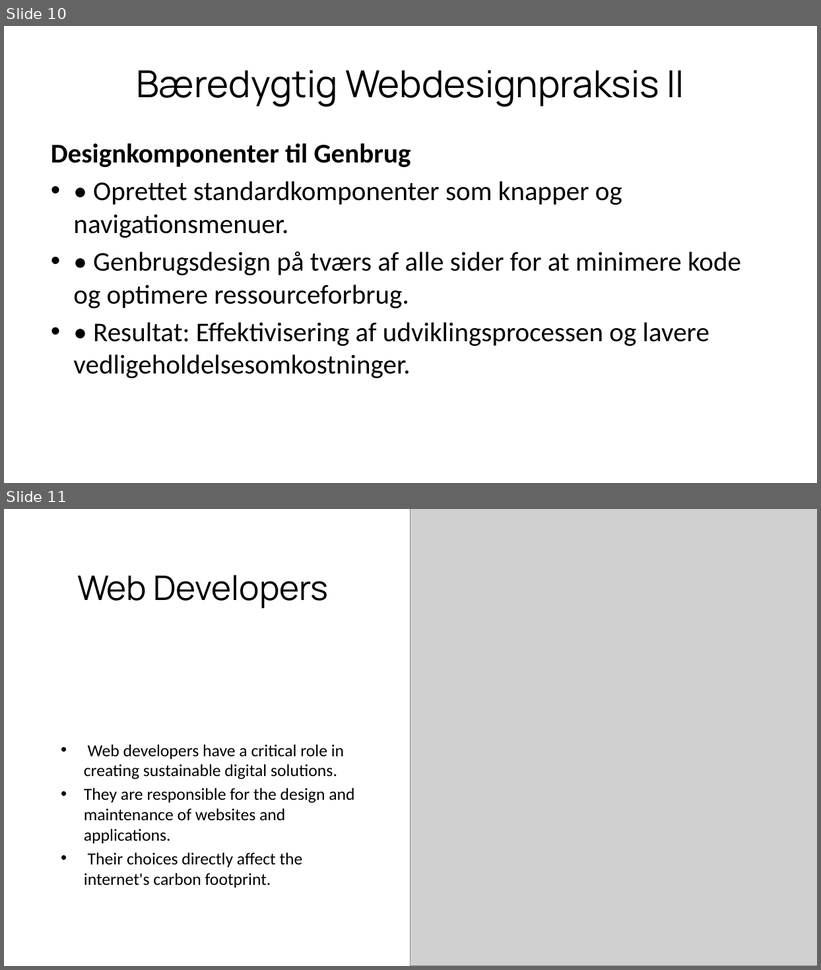
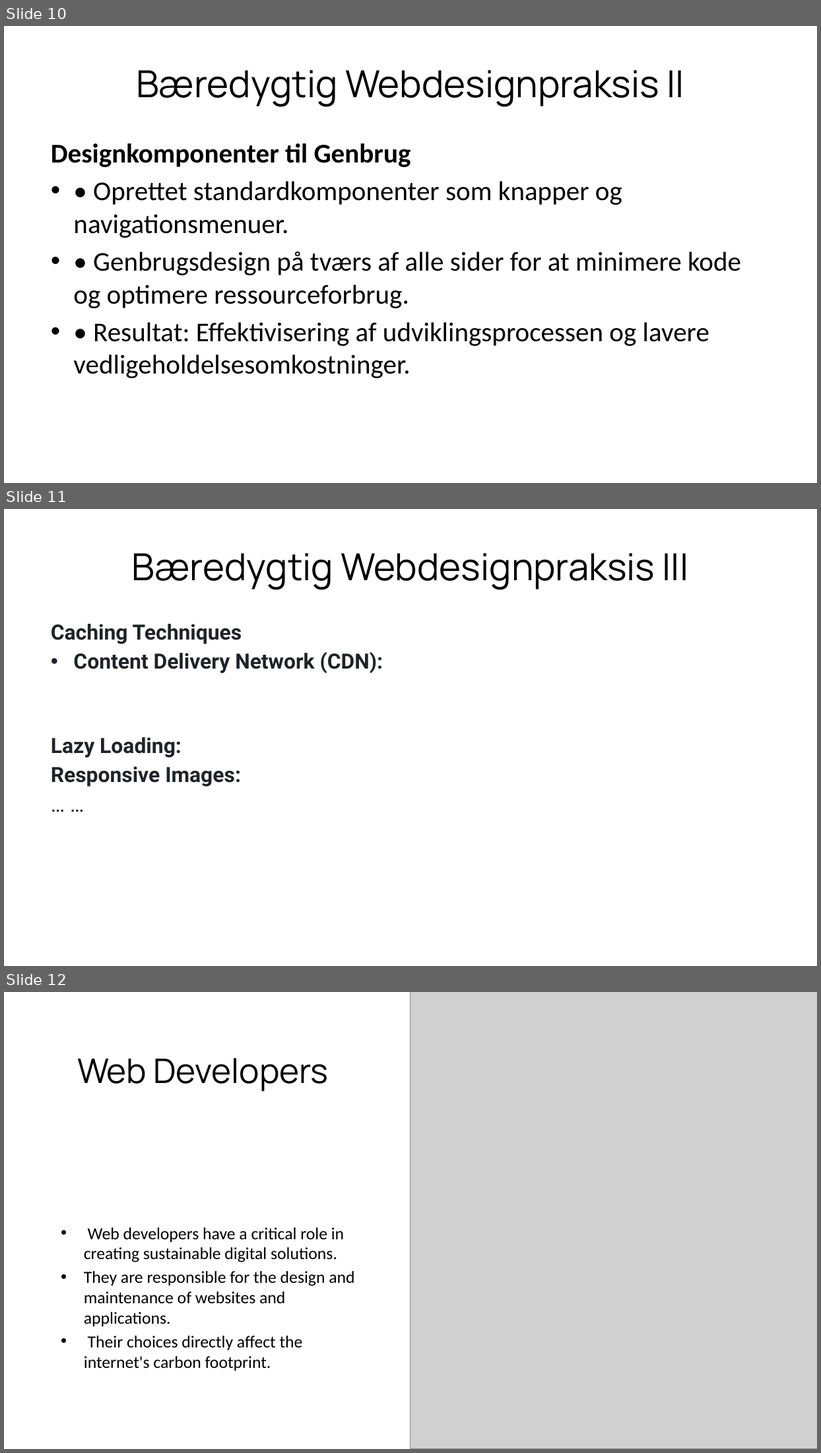
Before and after one commit to xbibogo/MMD24, a slide deck: semester2 PPT/Sustainable_Web_Presentation_Danish.pptx. Shown one above the other, each under a label of ours: slides 10 and 11 before the commit, slides 10, 11 and 12 after it. The pictures are 821x970 and 821x1453 pixels, drawn with LibreOffice and Linux fonts; fonts in the diff are those of the drawing; grey boxes stand for pictures. Boxes give left, top, right and bottom in pixels: in the first picture for what was removed or moved away, otherwise in the second. Text is boxed around its words. In the diff, an @@ line names an element or a change of style, - is before the commit and + after.

```diff
--- a/semester2 PPT/Sustainable_Web_Presentation_Danish.pptx
+++ b/semester2 PPT/Sustainable_Web_Presentation_Danish.pptx
@@ slide 11 added at (4,509,817,966), background #FFFFFF @@
@@ title added at (132,553,688,590), 44 pt, text #000000 @@
+Bæredygtig Webdesignpraksis III
@@ text added at (51,624,383,787), 24.8 pt, text #1F2328, bold @@
+Caching Techniques
+• Content Delivery Network (CDN):
+Lazy Loading:
+Responsive Images:
+… …
@@ what was slide 11 is now slide 12 @@
```
Also in this commit, not shown: 1 slide changed, 1 other slide added.
